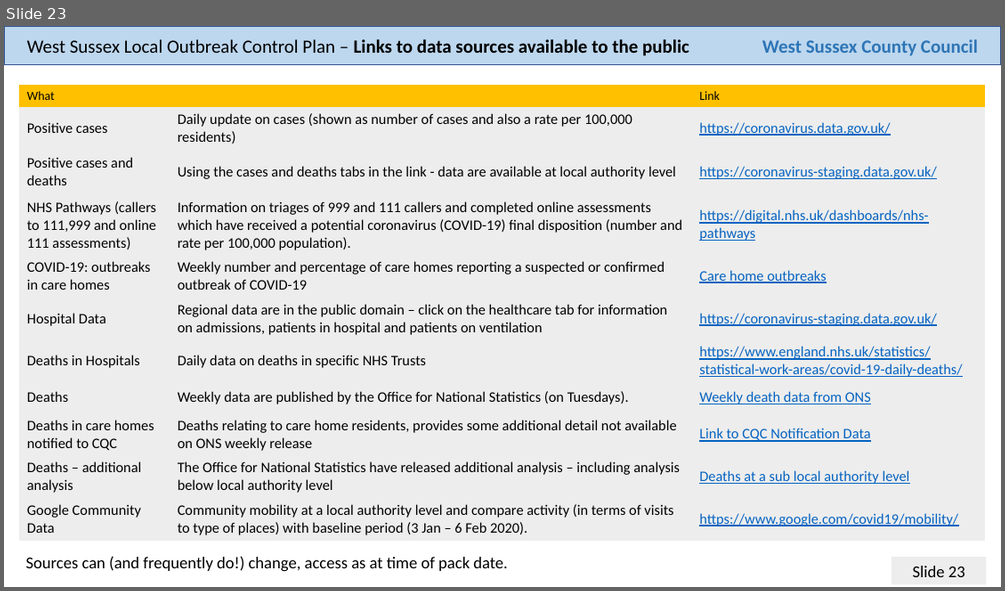
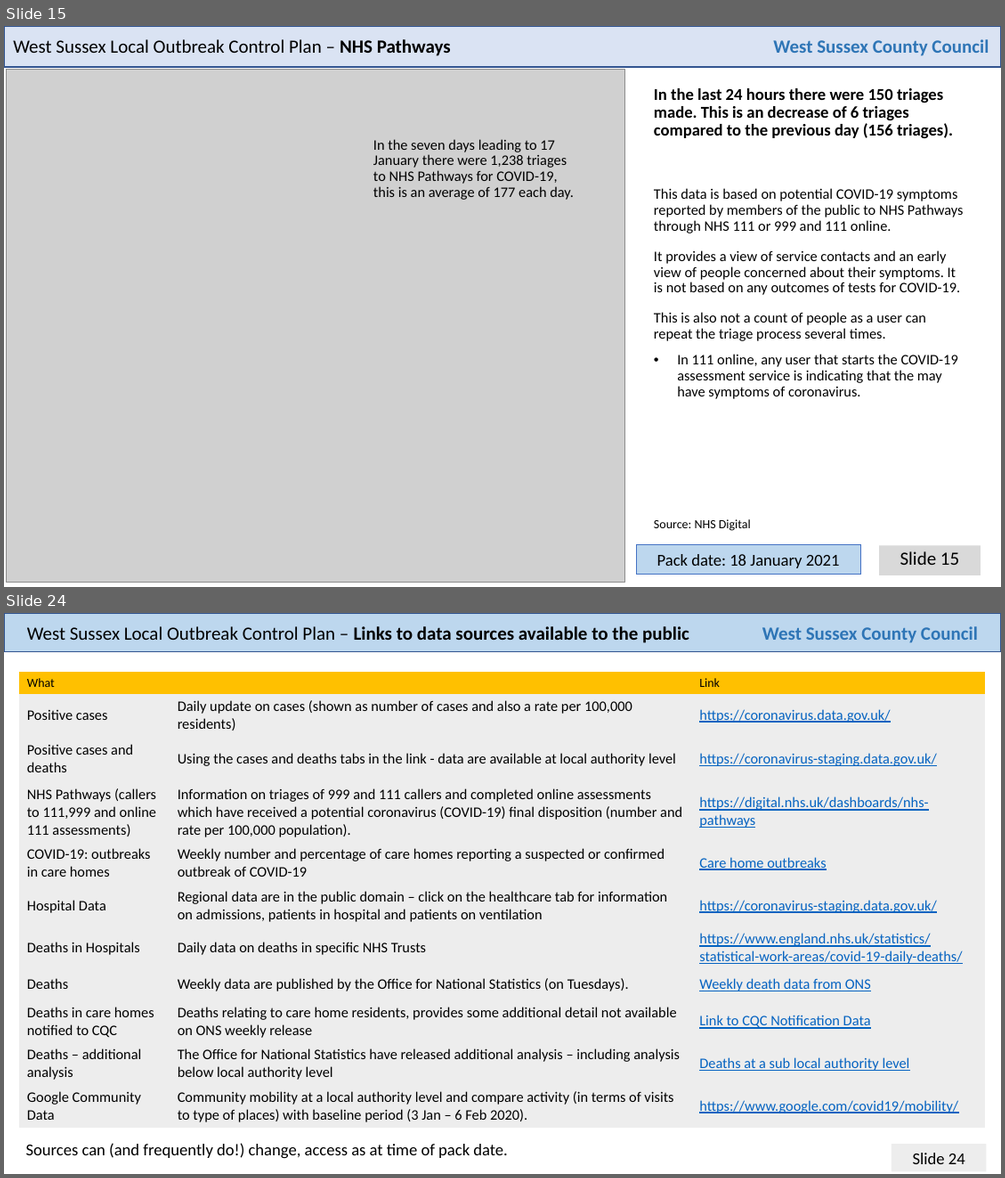
Before and after one commit to psychty/wsx_covid_datapack_public, a slide deck: Latest_West_Sussex_C19_slide_deck.pptx. Shown one above the other, each under a label of ours: slide 23 before the commit, slides 15 and 24 after it; the slides between them are not shown. The pictures are 1005x591 and 1005x1178 pixels, drawn with LibreOffice and Linux fonts; fonts in the diff are those of the drawing; grey boxes stand for pictures. Boxes give left, top, right and bottom in pixels: in the first picture for what was removed or moved away, otherwise in the second. Text is boxed around its words. In the diff, an @@ line names an element or a change of style, - is before the commit and + after.

Commit message:
added pathways

```diff
--- a/Latest_West_Sussex_C19_slide_deck.pptx
+++ b/Latest_West_Sussex_C19_slide_deck.pptx
@@ slide 15 added at (x1=4, y1=26, x2=1001, y2=587), background #FFFFFF @@
@@ rectangle added at (x1=4, y1=26, x2=1001, y2=67), fill #DAE3F3, outline #325491 1 pt @@
@@ text added at (x1=13, y1=39, x2=451, y2=56), 18 pt, text #000000 @@
+West Sussex Local Outbreak Control Plan – NHS Pathways
@@ text added at (x1=773, y1=39, x2=988, y2=56), 18 pt, text #2E75B6, bold @@
+West Sussex County Council
@@ picture added at (x1=7, y1=70, x2=625, y2=582) @@
@@ text added at (x1=654, y1=88, x2=953, y2=138), 16 pt, text #000000, bold @@
+In the last 24 hours there were 150 triages made. This is an decrease of 6 triages compared to the previous day (156 triages).
@@ text added at (x1=373, y1=139, x2=574, y2=200), 14 pt, text #000000 @@
+In the seven days leading to 17 January there were 1,238 triages to NHS Pathways for COVID-19, this is an average of 177 each day.
@@ text added at (x1=654, y1=188, x2=963, y2=399), 14 pt, text #000000 @@
+• This data is based on potential COVID-19 symptoms reported by members of the public to NHS Pathways through NHS 111 or 999 and 111 online.
+  It provides a view of service contacts and an early view of people concerned about their symptoms. It is not based on any outcomes of tests for COVID-19.
+  This is also not a count of people as a user can repeat the triage process several times.
+  In 111 online, any user that starts the COVID-19 assessment service is indicating that the may have symptoms of coronavirus.
@@ text added at (x1=654, y1=519, x2=751, y2=531), 12 pt, text #000000 @@
+Source: NHS Digital
@@ rectangle added at (x1=637, y1=544, x2=861, y2=574), fill #BDD7EE, outline #4472C4 0.75 pt, 16 pt, text #000000 @@
+Pack date: 18 January 2021
@@ text added at (x1=879, y1=545, x2=979, y2=575), fill #D9D9D9, 18 pt, text #000000 @@
+Slide 15
@@ what was slide 23 is now slide 24 @@
@@ page number at (x1=913, y1=1152, x2=965, y2=1164): text changed @@
-Slide 23
+Slide 24
```
Also in this commit, not shown: 22 slides changed, 41 other files.
